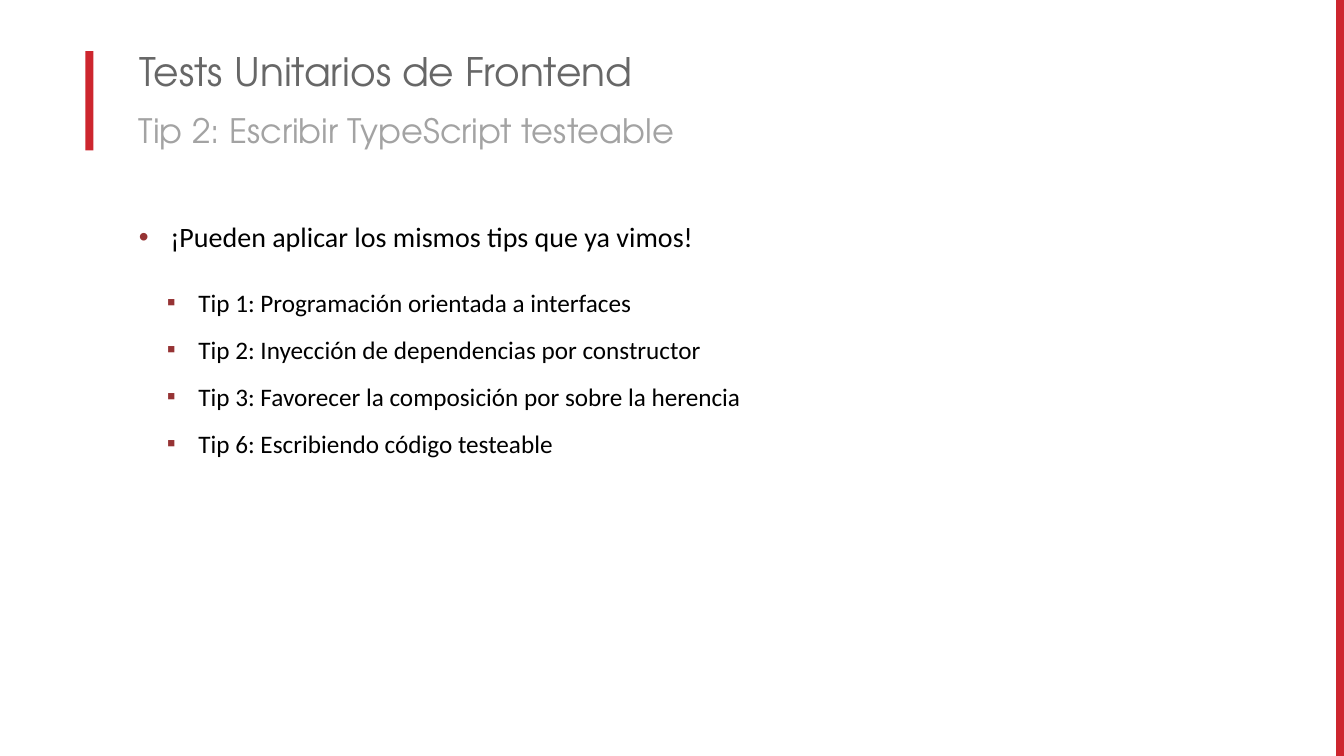
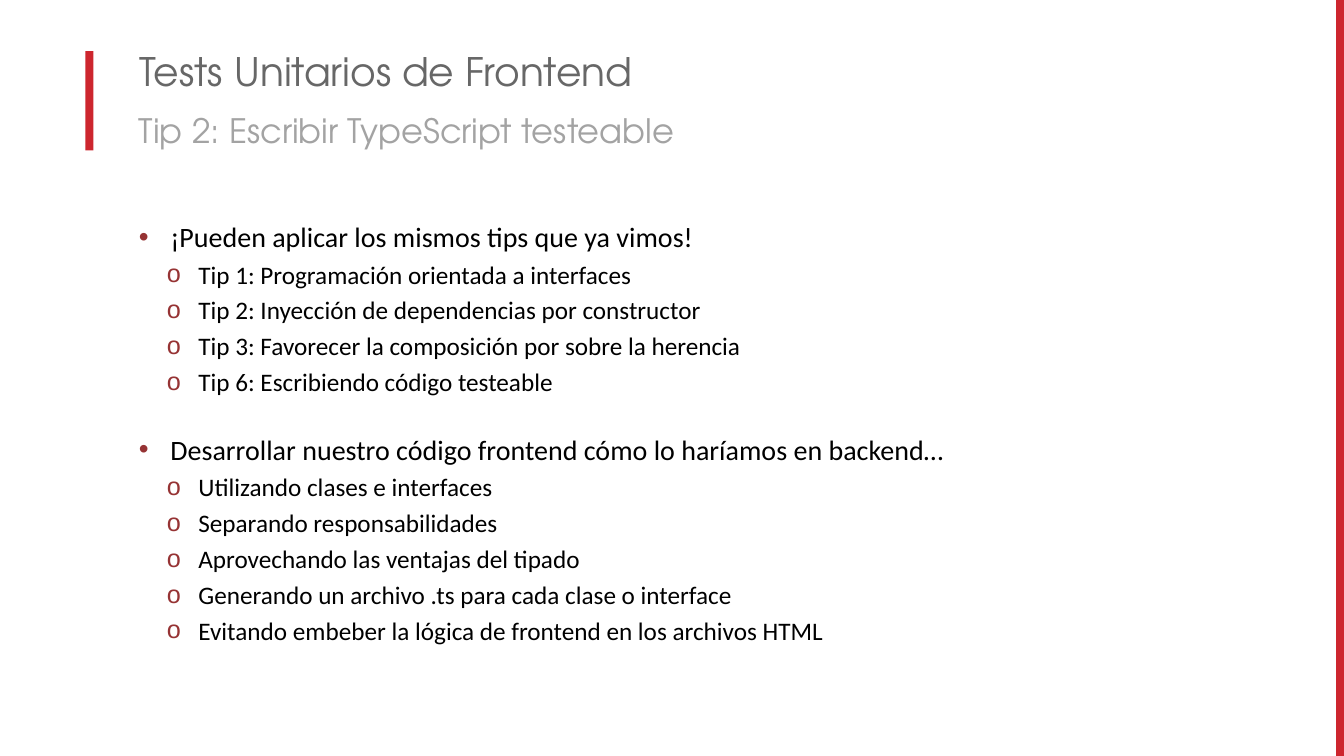
Before and after one commit to lgoldin/DesigningTestableApplications, a slide deck: slide 44 of MUG - Diseñando Aplicaciones Testeables.pptx. Drawn at 1344x756 pixels with LibreOffice and Linux fonts; fonts in the diff are those of the drawing; background and template pictures are left out. Boxes give left, top, right and bottom in pixels: in the first picture for what was removed or moved away, otherwise in the second. Text is boxed around its words. In the diff, an @@ line names an element or a change of style, - is before the commit and + after.

```diff
--- a/MUG - Diseñando Aplicaciones Testeables.pptx
+++ b/MUG - Diseñando Aplicaciones Testeables.pptx
@@ text at <box>170,227,740,396</box>: less space between paragraphs; bullet ▪ to o @@
@@ text at <box>170,440,944,645</box>: paragraphs added @@
+• Desarrollar nuestro código frontend cómo lo haríamos en backend…
+  o Utilizando clases e interfaces
+  o Separando responsabilidades
+  o Aprovechando las ventajas del tipado
+  o Generando un archivo .ts para cada clase o interface
+  o Evitando embeber la lógica de frontend en los archivos HTML
```
Also in this commit, not shown: 33 other slides changed.
